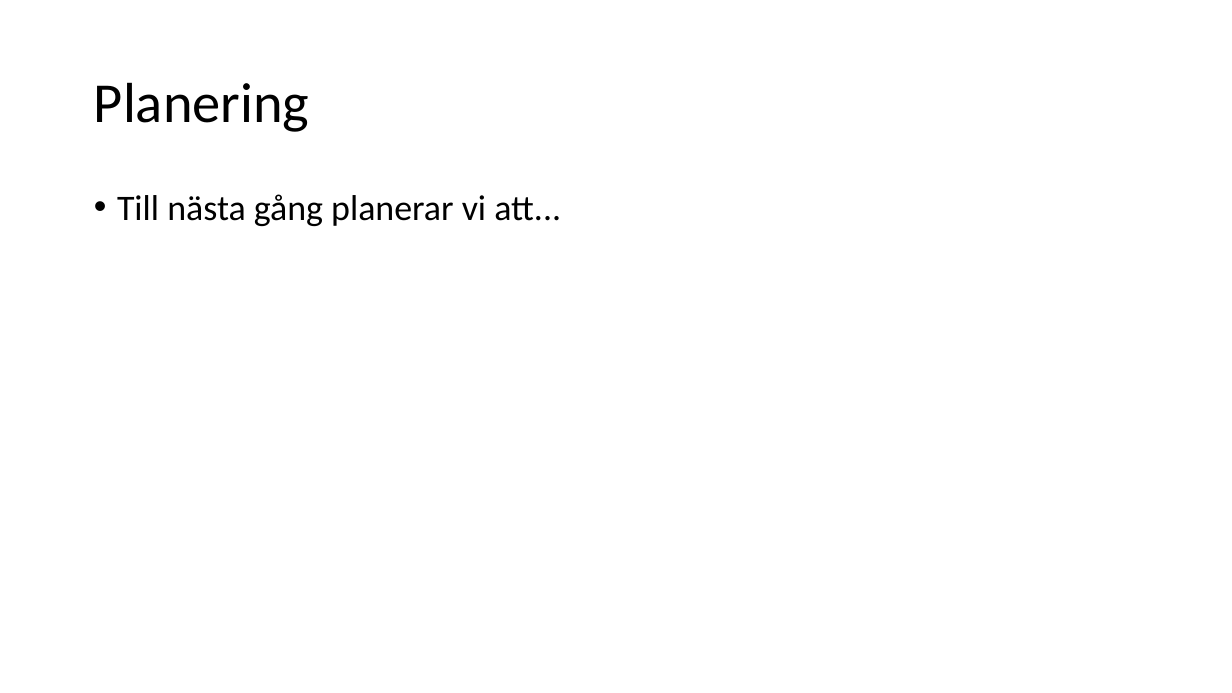
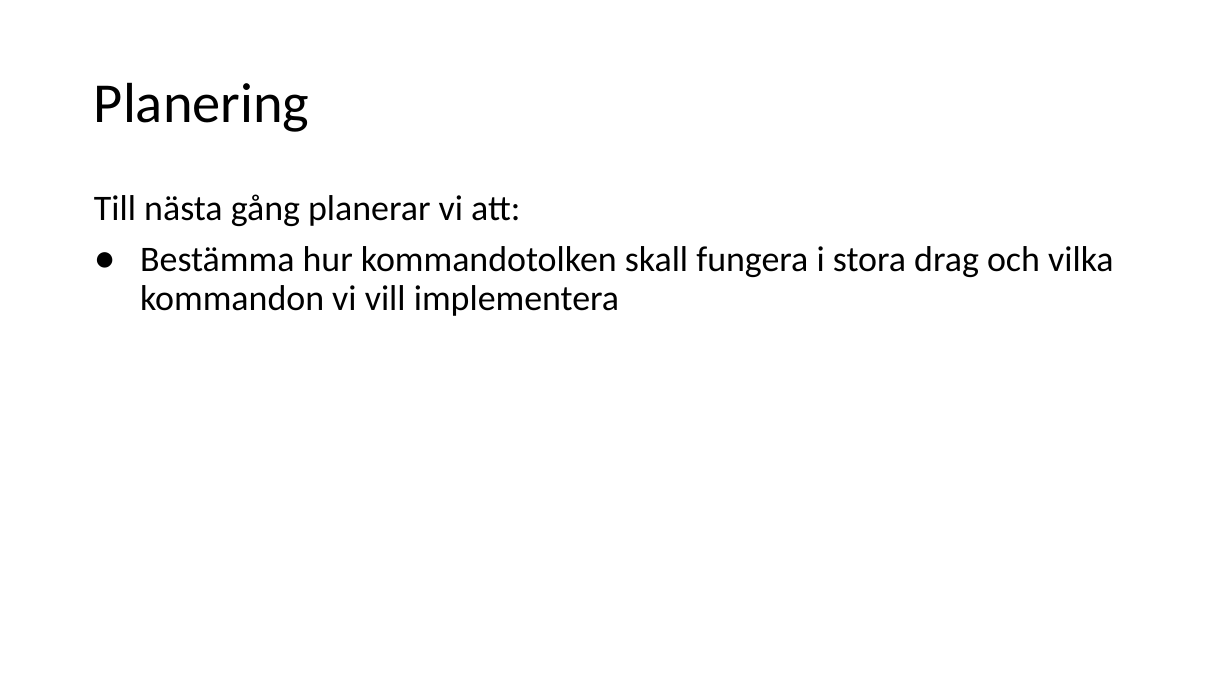
Before and after one commit to Pontussand/INTE2016Project, a slide deck: slide 4 of reports/red1.odp. Drawn at 1232x693 pixels with LibreOffice and Linux fonts; fonts in the diff are those of the drawing. Boxes give left, top, right and bottom in pixels: in the first picture for what was removed or moved away, otherwise in the second. Text is boxed around its words. In the diff, an @@ line names an element or a change of style, - is before the commit and + after.

Commit message:
Uppdaterade titel och planering

```diff
--- a/reports/red1.odp
+++ b/reports/red1.odp
@@ text at (94, 194, 1114, 316): text changed @@
-• Till nästa gång planerar vi att...
+Till nästa gång planerar vi att:
+● Bestämma hur kommandotolken skall fungera i stora drag och vilka kommandon vi vill implementera
```
Also in this commit, not shown: 2 other slides changed, 1 slide added, 1 slide removed.
